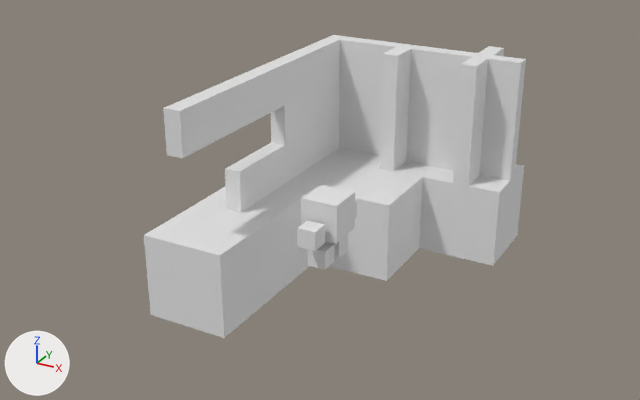
The FBX model Assets/MainObject.fbx: old version first, new version second.
The view is the same before and after, from a 50 mm lens placed at (7.7, -18.35, 9.42), pointed at (-1.44, -1.73, 1.12). The lights are fixed; the arrows at lower left show +X, +Y and +Z.
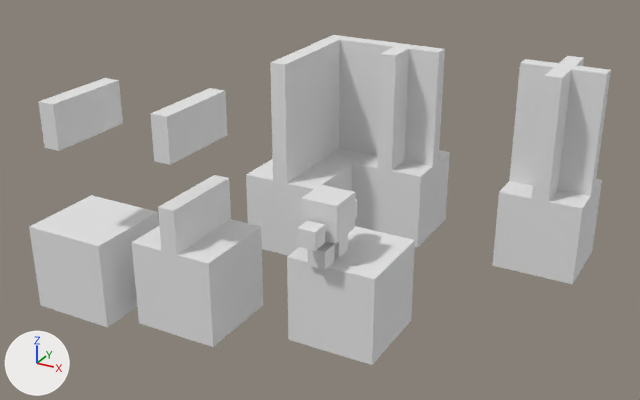
Changed parts and their boxes [x1, y1, x2, y2] in the pictures (640 x 400 px):
'Cube.005', moved
    before: [419, 46, 526, 266]
    after: [493, 56, 611, 284]
'Cube.003', moved
    before: [144, 83, 273, 338]
    after: [29, 78, 159, 328]
'Cube.002', moved
    before: [198, 62, 313, 297]
    after: [131, 88, 264, 347]
'Cube.006', moved
    before: [321, 163, 423, 281]
    after: [287, 226, 415, 365]
'Cube.004', moved
    before: [352, 40, 446, 177]
    after: [352, 40, 450, 248]
'Cube', moved
    before: [271, 44, 351, 189]
    after: [246, 45, 352, 256]

The change in detail:
Object 'Cube.002' (ob_cube_002) moves from (-3.0, -2.0, 0.0) to (-3.0, -4.41, 0.0).
Object 'Cube.006' (ob_cube_006) moves from (-1.0, 0.0, 0.0) to (0.24, -3.38, 0.0).
Object 'Cube.003' (ob_cube_003) moves from (-3.0, -4.0, 0.0) to (-5.49, -4.88, 0.0).
Object 'Cube.004' (ob_cube_004) moves from (-1.0, 2.0, 0.0) to (-1.05, 2.0, 0.0).
Object 'Cube' (ob_cube) moves from (-3.0, 0.0, 0.0) to (-2.97, 0.0, 0.0).
Object 'Cube.005' (ob_cube_005) moves from (1.0, 2.0, 0.0) to (2.98, 2.0, 0.0).
